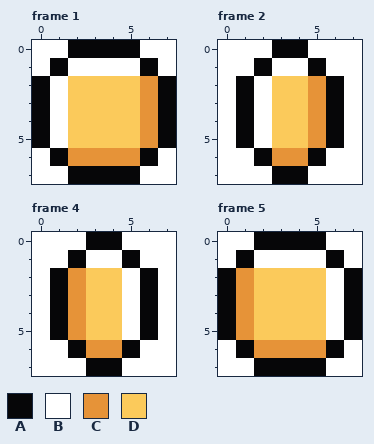
Two states of a pixel-art file, res/sprites/coin.aseprite. That is the earlier state.
8x8 pixels, 8 frames. Shown: frame 1, frame 2, frame 4, frame 5. The commit also changed other frames, which this record leaves out.
Palette (. is transparent): A #060608  B #ffffff  C #e69338  D #fbca5b
After:
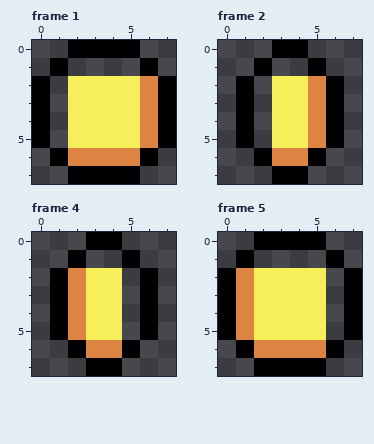
Difference:
@@ palette @@
-A #060608
+A #000000
-C #e69338
+C #de8442
-D #fbca5b
+D #f7ef5a
--- frame 1
@@ x 0..7 @@
-0 BBAAAABB
-1 BABBBBAB
-2 ABDDDDCA
-3 ABDDDDCA
-4 ABDDDDCA
-5 ABDDDDCA
-6 BACCCCAB
-7 BBAAAABB
+0 ..AAAA..
+1 .A....A.
+2 A.DDDDCA
+3 A.DDDDCA
+4 A.DDDDCA
+5 A.DDDDCA
+6 .ACCCCA.
+7 ..AAAA..
--- frame 2
@@ x 0..7 @@
-0 BBBAABBB
-1 BBABBABB
-2 BABDDCAB
-3 BABDDCAB
-4 BABDDCAB
-5 BABDDCAB
-6 BBACCABB
-7 BBBAABBB
+0 ...AA...
+1 ..A..A..
+2 .A.DDCA.
+3 .A.DDCA.
+4 .A.DDCA.
+5 .A.DDCA.
+6 ..ACCA..
+7 ...AA...
--- frame 4
@@ x 0..7 @@
-0 BBBAABBB
-1 BBABBABB
-2 BACDDBAB
-3 BACDDBAB
-4 BACDDBAB
-5 BACDDBAB
-6 BBACCABB
-7 BBBAABBB
+0 ...AA...
+1 ..A..A..
+2 .ACDD.A.
+3 .ACDD.A.
+4 .ACDD.A.
+5 .ACDD.A.
+6 ..ACCA..
+7 ...AA...
--- frame 5
@@ x 0..7 @@
-0 BBAAAABB
-1 BABBBBAB
-2 ACDDDDBA
-3 ACDDDDBA
-4 ACDDDDBA
-5 ACDDDDBA
-6 BACCCCAB
-7 BBAAAABB
+0 ..AAAA..
+1 .A....A.
+2 ACDDDD.A
+3 ACDDDD.A
+4 ACDDDD.A
+5 ACDDDD.A
+6 .ACCCCA.
+7 ..AAAA..
Changed places in both pictures, as pixel boxes (x1, y1, x2, y2):
changed: (32, 40, 176, 184)
changed: (218, 40, 362, 184)
changed: (32, 232, 176, 376)
changed: (218, 232, 362, 376)
